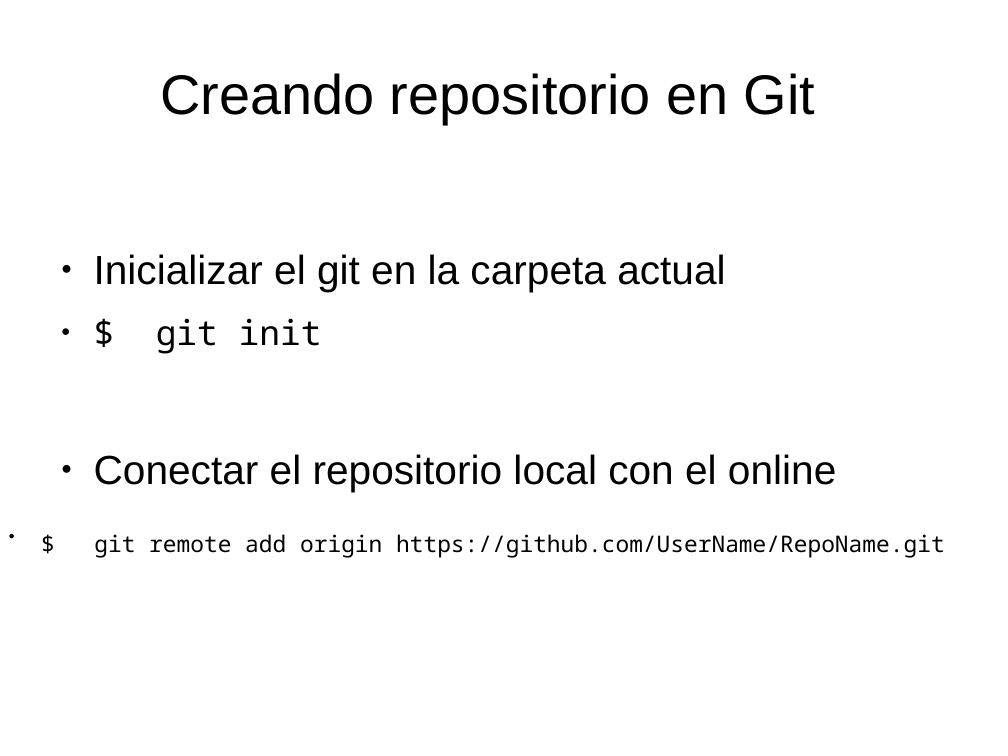
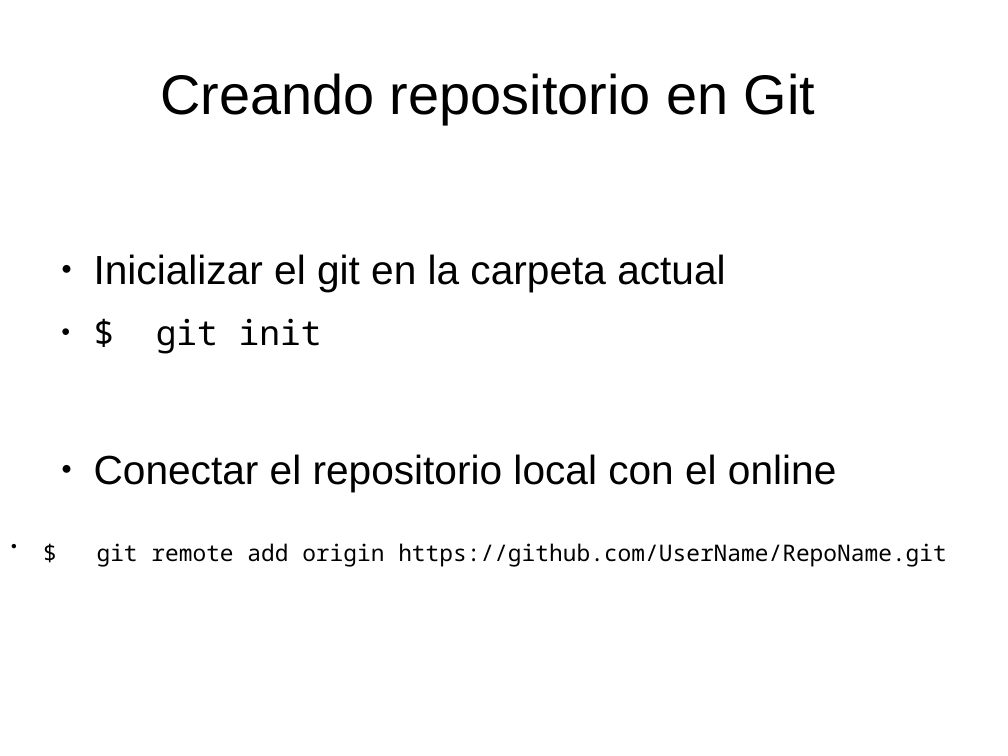
Before and after one commit to jomare1188/clase_git, a slide deck: slide 6 of presentaciongit.odp. Drawn at 1008x756 pixels with LibreOffice and Linux fonts; fonts in the diff are those of the drawing. Boxes give left, top, right and bottom in pixels: in the first picture for what was removed or moved away, otherwise in the second. Text is boxed around its words. In the diff, an @@ line names an element or a change of style, - is before the commit and + after.

```diff
--- a/presentaciongit.odp
+++ b/presentaciongit.odp
@@ text "$ git remote add origin ...": place and size @@
-text "$ git remote add origin ..." at <box>94,534,945,558</box>
+text "$ git remote add origin ..." at <box>97,543,947,567</box>
```
Also in this commit, not shown: 2 other slides changed, 1 other file.
